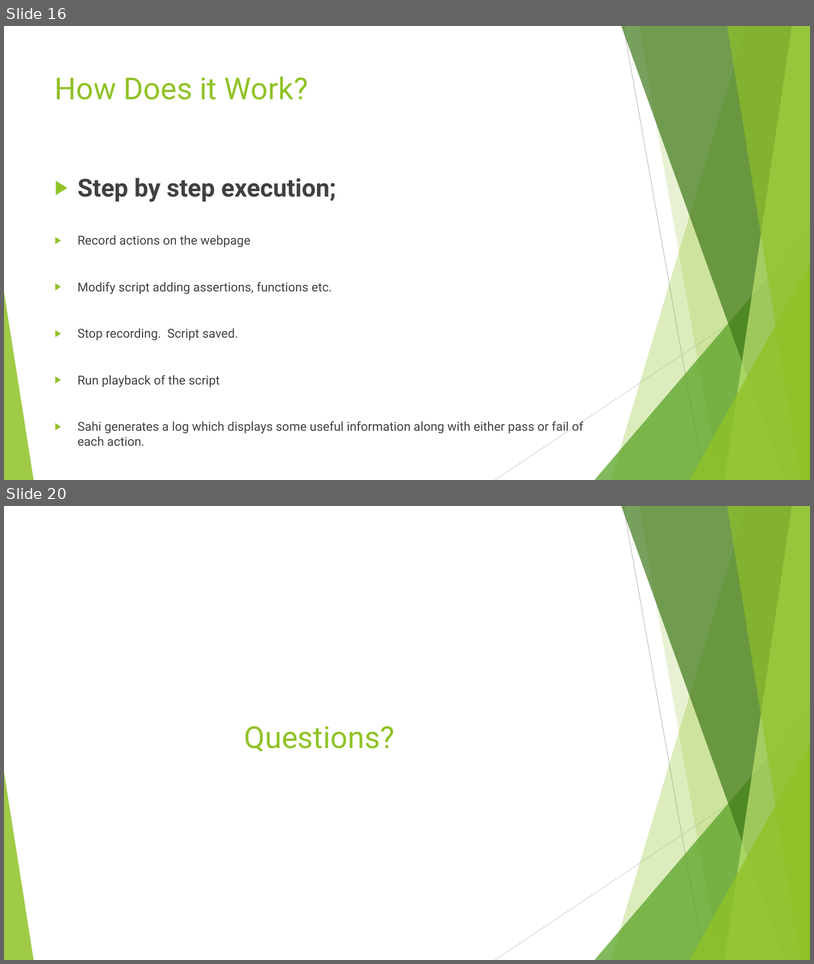
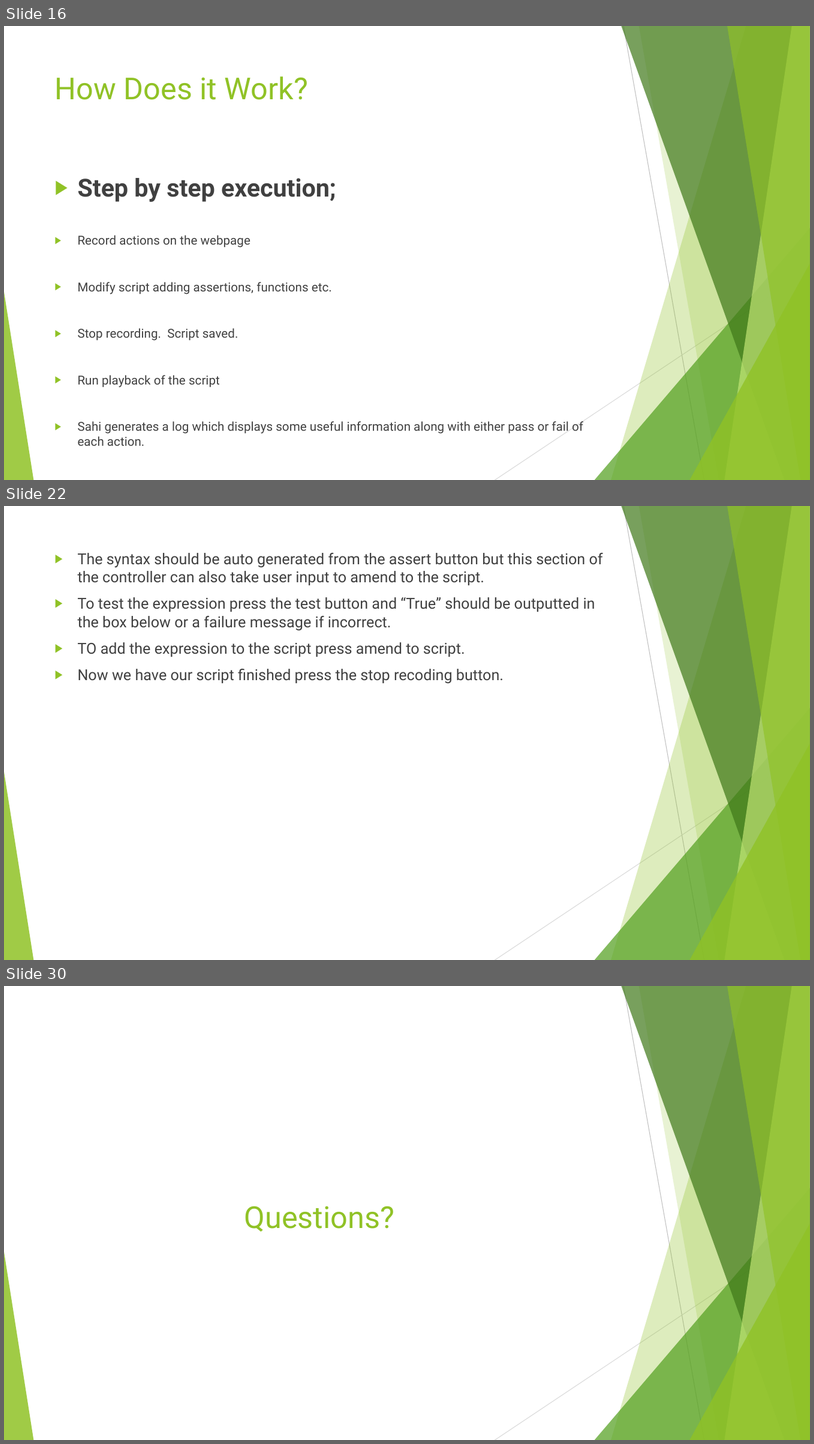
Before and after one commit to JamesDaniel/Software-Quality-Assurance-Group-CA, a slide deck: SQA Presentation_updated.pptx. Shown one above the other, each under a label of ours: slides 16 and 20 before the commit, slides 16, 22 and 30 after it; the slides between them are not shown. The pictures are 814x964 and 814x1444 pixels, drawn with LibreOffice and Linux fonts; fonts in the diff are those of the drawing. Boxes give left, top, right and bottom in pixels: in the first picture for what was removed or moved away, otherwise in the second. Text is boxed around its words. In the diff, an @@ line names an element or a change of style, - is before the commit and + after.

```diff
--- a/SQA Presentation_updated.pptx
+++ b/SQA Presentation_updated.pptx
@@ slide 22 added at [4,506,810,960], background #FFFFFF; not listed: 10 template elements that a slide beside it also shows @@
@@ text added at [78,553,603,684], 18 pt, text #404040 @@
+▶ The syntax should be auto generated from the assert button but this section of the controller can also take user input to amend to the script.
+▶ To test the expression press the test button and “True” should be outputted in the box below or a failure message if incorrect.
+▶ TO add the expression to the script press amend to script.
+▶ Now we have our script finished press the stop recoding button.
@@ what was slide 20 is now slide 30 @@
```
Also in this commit, not shown: 3 slides changed, 10 other slides added, 1 slide removed, 3 other files.
